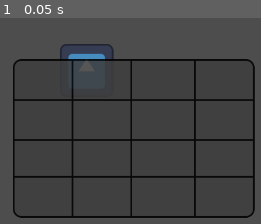
Above: before the commit, frame 1.
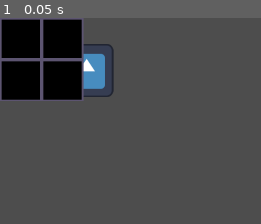
Above: after the commit, the same moment.

Repository: rrebane/ld-54-chelys
Game: Godot game, scene res://scenes/game.tscn
Two runs of this game, one before a commit and one after it. Both use one fixed random seed, a clock stepped at 60 frames per second and the inputs below. This scene is started directly instead of the project's main scene. The engine's default icon, where the game draws it, is replaced by a stand-in: a white triangle on a blue panel in a dark square.
Inputs:
- Up to frame 1 (0.05 s): no input

The runs differ from the first frame. In frame 1, 20% of the frame differs, in the area x 0-98%, y 0-98%.

Commit message:
Add tileable asset for inventory

Diff:
--- a/scenes/inventory.tscn
+++ b/scenes/inventory.tscn
@@ -1,23 +1,24 @@
 [gd_scene load_steps=7 format=3 uid="uid://blfwt68jqu2yb"]
 
 [ext_resource type="Script" path="res://scenes/inventory.gd" id="1_1rivn"]
-[ext_resource type="Texture2D" uid="uid://dx6chali8vmrd" path="res://assets/graphics/new_grid (1).png" id="2_maate"]
+[ext_resource type="Texture2D" uid="uid://cvqmeg3dkha4t" path="res://assets/graphics/inventory_one_cell.png" id="2_gklk8"]
 [ext_resource type="Script" path="res://scripts/FSM/StateMachine.gd" id="3_yrv61"]
 [ext_resource type="Script" path="res://scripts/inventory_states/idle.gd" id="4_kgefa"]
 [ext_resource type="Script" path="res://scripts/inventory_states/item_being_dragged.gd" id="5_nngo8"]
 
 [sub_resource type="RectangleShape2D" id="RectangleShape2D_6e5j4"]
-size = Vector2(500, 400)
+size = Vector2(400, 400)
 
 [node name="Inventory" type="Node2D"]
-position = Vector2(321, 289)
 script = ExtResource("1_1rivn")
 
-[node name="Sprite2D" type="Sprite2D" parent="."]
-modulate = Color(0.243137, 0.243137, 0.243137, 0.87451)
-texture = ExtResource("2_maate")
+[node name="ItemContainer" type="Node2D" parent="."]
 
-[node name="ItemContainer" type="Node2D" parent="."]
+[node name="InventoryBackGround" type="Sprite2D" parent="."]
+texture_repeat = 2
+texture = ExtResource("2_gklk8")
+region_enabled = true
+region_rect = Rect2(0, 0, 400, 400)
 
 [node name="Area2D" type="Area2D" parent="." groups=["inventory"]]
 
Binary file added: assets/graphics/inventory_one_cell.png
Not shown, added: assets/graphics/inventory_one_cell.png.import
